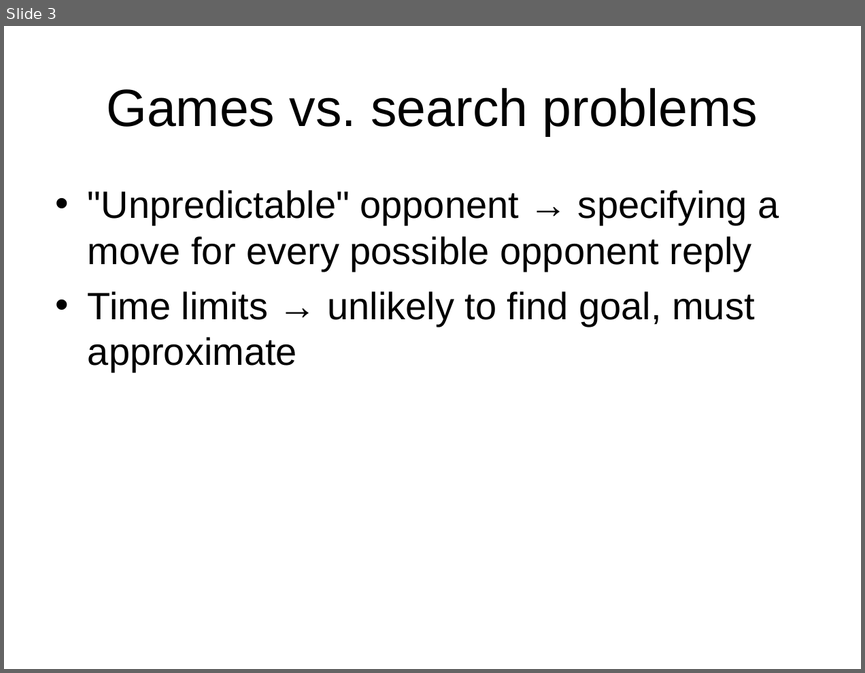
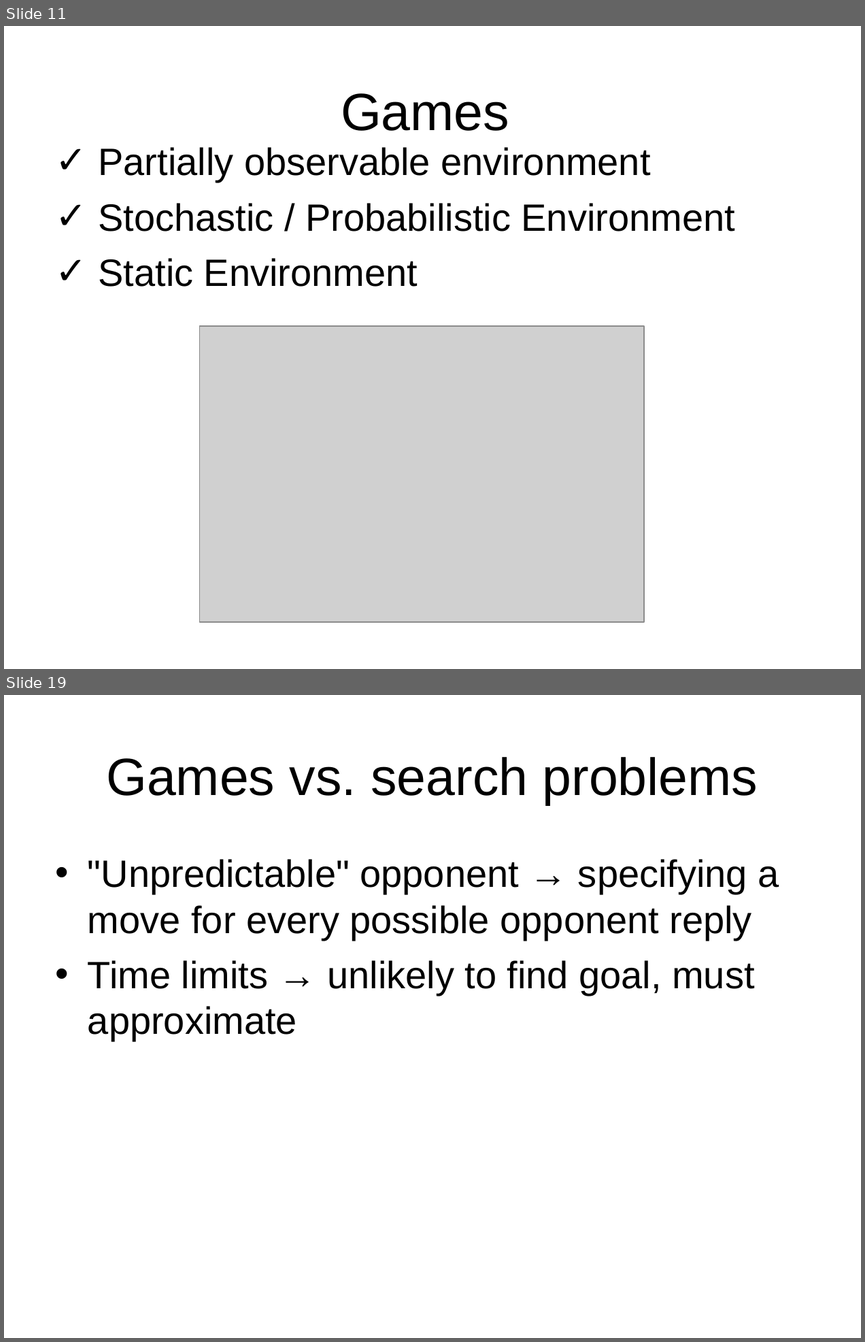
Before and after one commit to Rafi-afridi/Artificial_intelligence, a slide deck: Book slides/m6-game.ppt. Shown one above the other, each under a label of ours: slide 3 before the commit, slides 11 and 19 after it; the slides between them are not shown. The pictures are 865x673 and 865x1342 pixels, drawn with LibreOffice and Linux fonts; fonts in the diff are those of the drawing; grey boxes stand for pictures. Boxes give left, top, right and bottom in pixels: in the first picture for what was removed or moved away, otherwise in the second. Text is boxed around its words. In the diff, an @@ line names an element or a change of style, - is before the commit and + after.

```diff
--- a/Book slides/m6-game.ppt
+++ b/Book slides/m6-game.ppt
@@ slide 11 added at box(4, 26, 861, 669), background #FFFFFF @@
@@ title added at box(341, 93, 509, 131), 44 pt, text #000000 @@
+Games
@@ subtitle added at box(99, 147, 735, 286), 32 pt, text #000000 @@
+✓ Partially observable environment
+✓ Stochastic / Probabilistic Environment
+✓ Static Environment
@@ picture added at box(199, 326, 644, 622) @@
@@ what was slide 3 is now slide 19 @@
```
Also in this commit, not shown: 3 slides changed, 21 other slides added, 15 slides removed, 15 other files.
